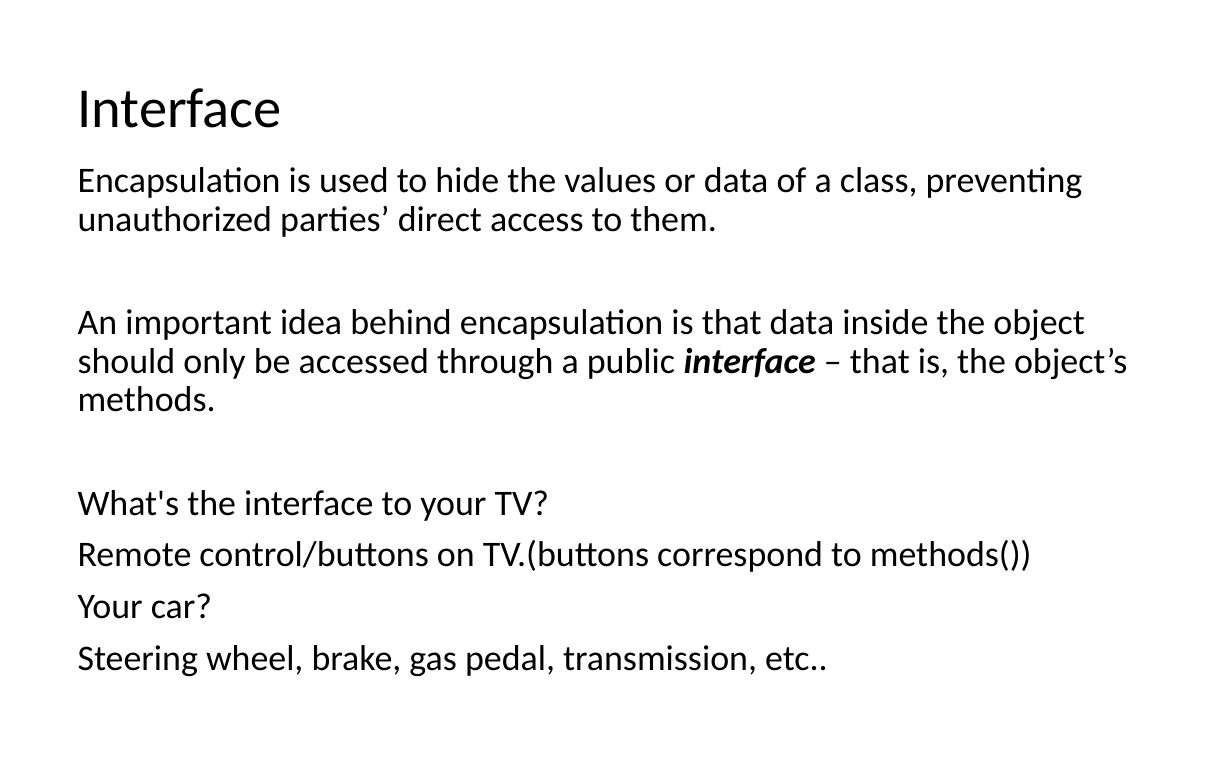
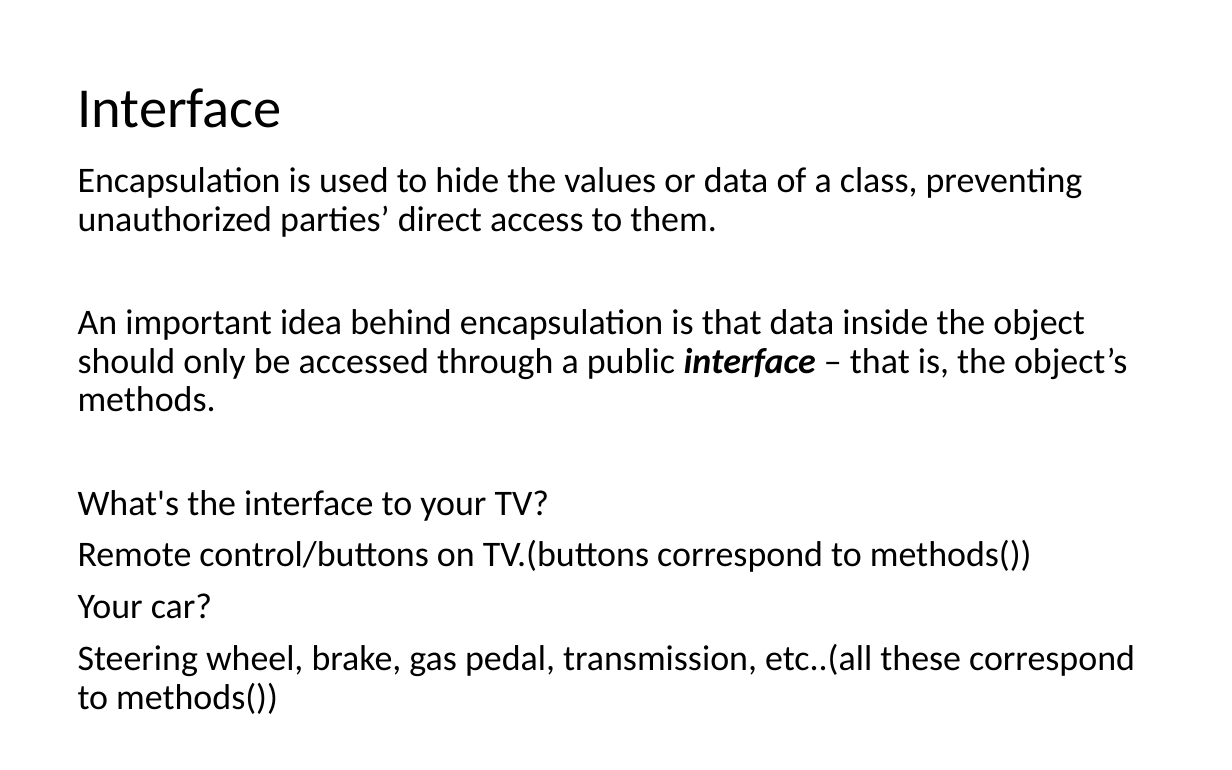
Before and after one commit to LongBaoNguyen/longbaonguyen.github.io, a slide deck: slide 4 of courses/apcsp/lect10.pptx. Drawn at 1232x770 pixels with LibreOffice and Linux fonts; fonts in the diff are those of the drawing. Boxes give left, top, right and bottom in pixels: in the first picture for what was removed or moved away, otherwise in the second. Text is boxed around its words. In the diff, an @@ line names an element or a change of style, - is before the commit and + after.

```diff
--- a/courses/apcsp/lect10.pptx
+++ b/courses/apcsp/lect10.pptx
@@ text at bbox=[78, 644, 1135, 714]: text changed @@
-Steering wheel, brake, gas pedal, transmission, etc..
+Steering wheel, brake, gas pedal, transmission, etc..(all these correspond to methods())
```
Also in this commit, not shown: 8 other slides changed, 4 slides added, 1 other file.
